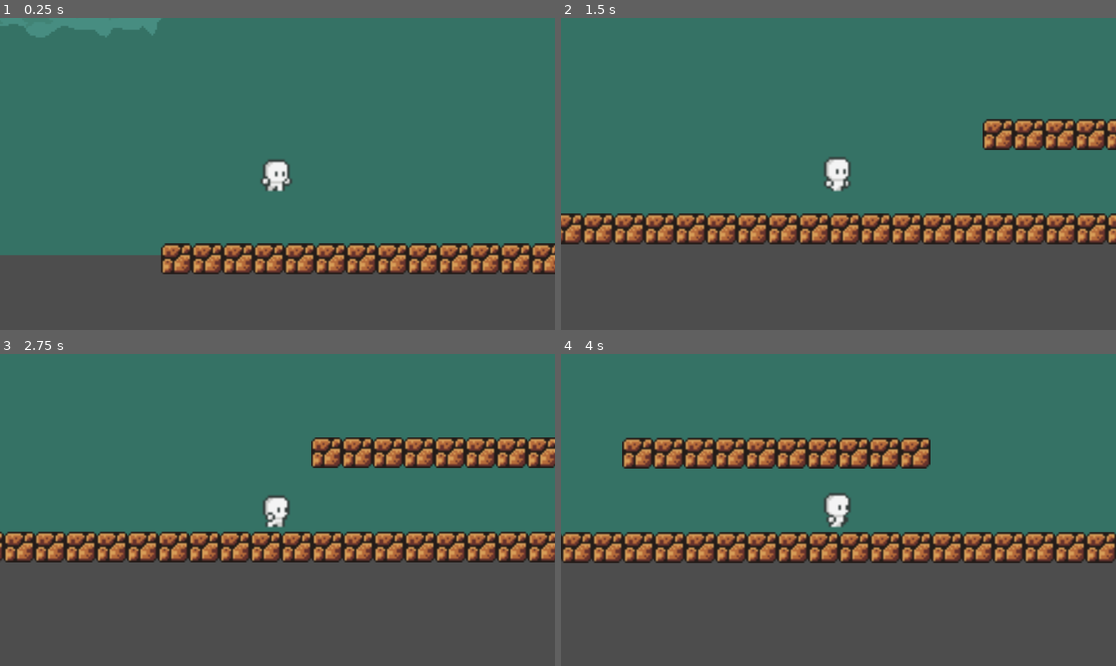
Above: before the commit, frames 1-4 (two rows, left to right).
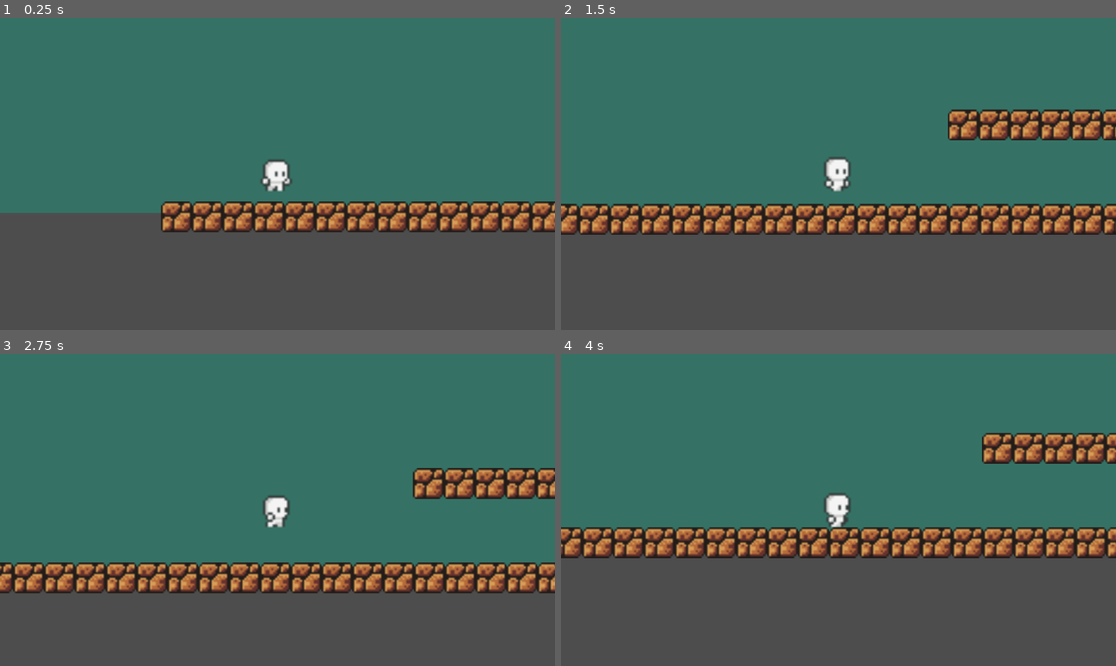
Above: after the commit, the same moments.

Repository: RKLGameDev/RKLGameDev
Game: Godot game, scene res://world.tscn
Same seed, same stepped clock (60 frames per second), same inputs: the game is played once before the commit and once after it.
Inputs:
- Up to frame 1 (0.25 s): no input
- Up to frame 2 (1.5 s): hold Right (ui_right) from 0.53 s (still down); tap Space (ui_select) at 0.6, 0.77, 1.07, 1.35 s
- Up to frame 3 (2.75 s): tap Space (ui_select) at 1.52, 1.82, 2.1 s; release Right (ui_right) at 2.03 s; hold Left (ui_left) from 2.03 s (still down)
- Up to frame 4 (4 s): release Left (ui_left) at 2.78 s; hold Right (ui_right) from 2.78 s (still down); tap Space (ui_select) at 2.85, 3.02, 3.32, 3.6, 3.77 s

The runs differ from the first frame. In frame 1, 21% of the frame differs, in the area x 0-100%, y 0-83%; in frame 2, 15%; in frame 3, 26%, in the area x 0-100%, y 26-77%; in frame 4, 18%.

Commit message:
Auto-sync: 2025-06-12 19:51:01

Diff:
--- a/firstplatformer/player.gd
+++ b/firstplatformer/player.gd
@@ -1,43 +1,43 @@
 extends CharacterBody2D
 
-const speed = 600
-var vel = Vector2.ZERO
-const friction = 3000
-var dir = Vector2(0,1)
-var acc = 6000
-const GRAVITY = 3000
-const jumpspeed = 20000
+const SPEED = 600.0
+const FRICTION = 3000.0
+const ACCELERATION = 6000.0
+const GRAVITY = 3000.0
+const JUMP_VELOCITY = -1000.0  # Negative because Y-axis goes down in Godot
 
+var dir = Vector2(0, 1)
 
 func _physics_process(delta):
 	var input_vec = Vector2.ZERO
-	var jump=0
 
+	# Get horizontal input
 	input_vec.x = Input.get_action_strength("ui_right") - Input.get_action_strength("ui_left")
-	#input_vec.y = Input.get_action_strength("ui_down") - Input.get_action_strength("ui_up")
-
 	input_vec = input_vec.normalized()
 
+	# Handle jumping - only if on ground
+	if Input.is_action_just_pressed("ui_select") and is_on_floor():
+		velocity.y = JUMP_VELOCITY
 
-	jump = Input.is_action_just_released("ui_select")
+	# Apply gravity
+	if not is_on_floor():
+		velocity.y += GRAVITY * delta
 
-	if jump:
-		velocity.y = -jumpspeed
-
-	print(input_vec);print(jump)
-	if input_vec != Vector2.ZERO:# and health > 0:
-		vel = vel.move_toward(speed*input_vec, delta*acc)
-		dir = input_vec*(1/max(abs(input_vec.x),abs(input_vec.y)))
-		#animationtree.set("parameters/Idle/blend_position",dir)
-		#animationtree.set("parameters/Run/blend_position",dir)
+	# Handle horizontal movement
+	if input_vec != Vector2.ZERO:
+		velocity.x = move_toward(velocity.x, SPEED * input_vec.x, ACCELERATION * delta)
+		dir = input_vec
+		# Animation code here
+		#animationtree.set("parameters/Idle/blend_position", dir)
+		#animationtree.set("parameters/Run/blend_position", dir)
 		#animationstate.travel("Run")
 	else:
-		vel = vel.move_toward(Vector2.ZERO, friction*delta)
+		velocity.x = move_toward(velocity.x, 0, FRICTION * delta)
+		# Animation code here
 		#animationstate.travel("Idle")
-	velocity = vel
 
-	velocity.y += GRAVITY * delta
+	# Move the character - this handles collisions properly
+	move_and_slide()
 
-	var motion = velocity * delta
-
-	move_and_collide(motion)
+	# Debug output
+	print("Input: ", input_vec, " On Floor: ", is_on_floor(), " Velocity: ", velocity)
--- a/firstplatformer/world.tscn
+++ b/firstplatformer/world.tscn
@@ -4,7 +4,7 @@
 [ext_resource type="PackedScene" uid="uid://cvo2xi4lyubqb" path="res://Player.tscn" id="3_tlwt5"]
 [ext_resource type="PackedScene" uid="uid://cqcbfr3hsl55y" path="res://Ground1.tscn" id="5_036b0"]
 
-[node name="World" type="Node2D"]
+[node name="World2" type="Node2D"]
 
 [node name="Sprite2D" type="Sprite2D" parent="."]
 position = Vector2(2983, -808)
